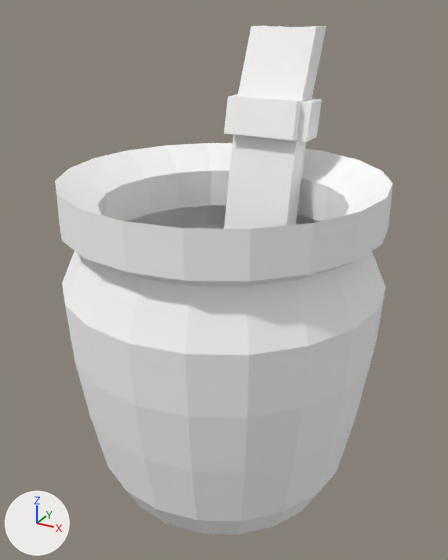
Before and after pictures for a commit that changed the glTF model modelos/mate/mate.glb.
Camera for both pictures: a 50 mm lens placed at (2.36, -11.33, 4.06), pointed at (0.01, -7.06, 1.93). Lighting does not change. The marker at lower left points along +X, +Y and +Z. The first picture is the older version. Where no turn or scale is listed for an object, it has been applied to the vertices.

Objects in the first picture: 'mate'.
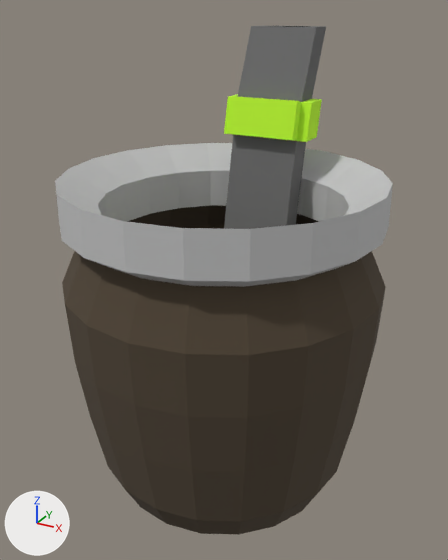
The edits, one by one:
Material 'base' (mat_base) changes colour from white #ffffff to brown #4f4435; in linear values from (1.0, 1.0, 1.0) to (0.0791, 0.0572, 0.0352).
Material 'acero' (mat_acero) changes colour from white #ffffff to light grey #c4c4c4; in linear values from (1.0, 1.0, 1.0) to (0.55, 0.55, 0.55).
Material 'bombilla' (mat_bombilla) changes colour from white #ffffff to dark grey #6d6d6d; in linear values from (1.0, 1.0, 1.0) to (0.154, 0.154, 0.154).
Material 'doradito' (mat_doradito) changes colour from white #ffffff to green #c0ff31; in linear values from (1.0, 1.0, 1.0) to (0.527, 1.0, 0.0307).

Changed parts and their boxes [x1, y1, x2, y2] in the pictures (448 x 560 px):
'mate', recoloured (darker): [55, 26, 393, 535] in both
